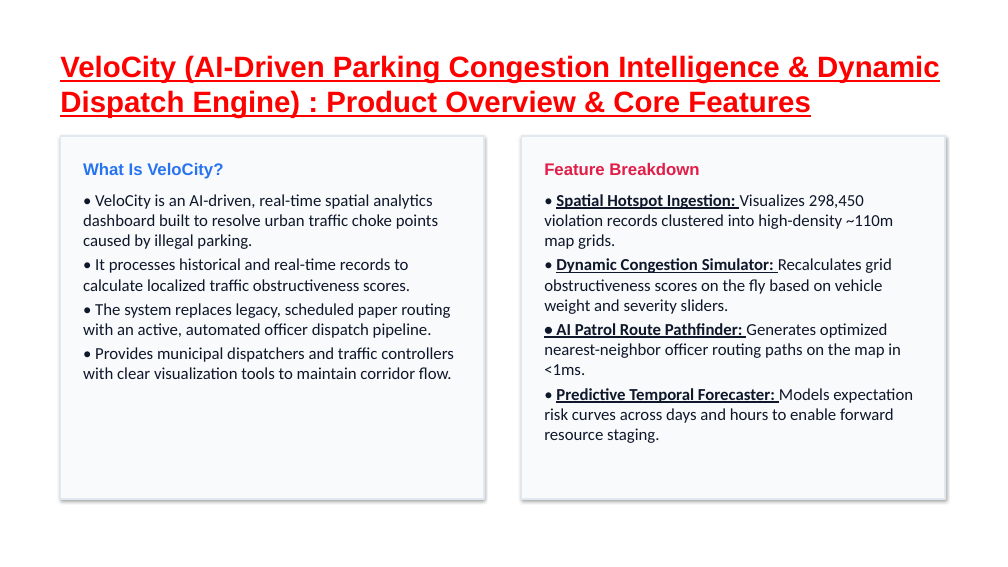
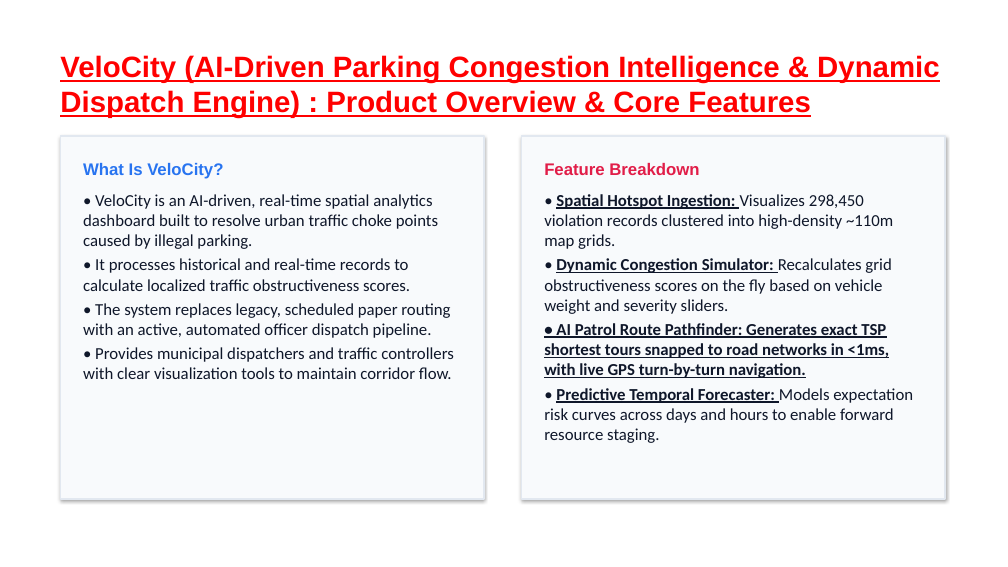
Before and after one commit to sb01022006/ai-parking-congestion-intelligence, a slide deck: slide 3 of Flikart_Grid_Lock_hackathon_Round_2_Confluent.pptx. Drawn at 1008x567 pixels with LibreOffice and Linux fonts; fonts in the diff are those of the drawing; background and template pictures are left out. Boxes give left, top, right and bottom in pixels: in the first picture for what was removed or moved away, otherwise in the second. Text is boxed around its words. In the diff, an @@ line names an element or a change of style, - is before the commit and + after.

Commit message:
Update presentation text for exact TSP and snapped routing while preserving original formatting

```diff
--- a/Flikart_Grid_Lock_hackathon_Round_2_Confluent.pptx
+++ b/Flikart_Grid_Lock_hackathon_Round_2_Confluent.pptx
@@ text at box(544, 323, 889, 378): text changed; bold on @@
-• AI Patrol Route Pathfinder: Generates optimized nearest-neighbor officer routing paths on the map in <1ms.
+• AI Patrol Route Pathfinder: Generates exact TSP shortest tours snapped to road networks in <1ms, with live GPS turn-by-turn navigation.
```
Also in this commit, not shown: 5 other slides changed.
